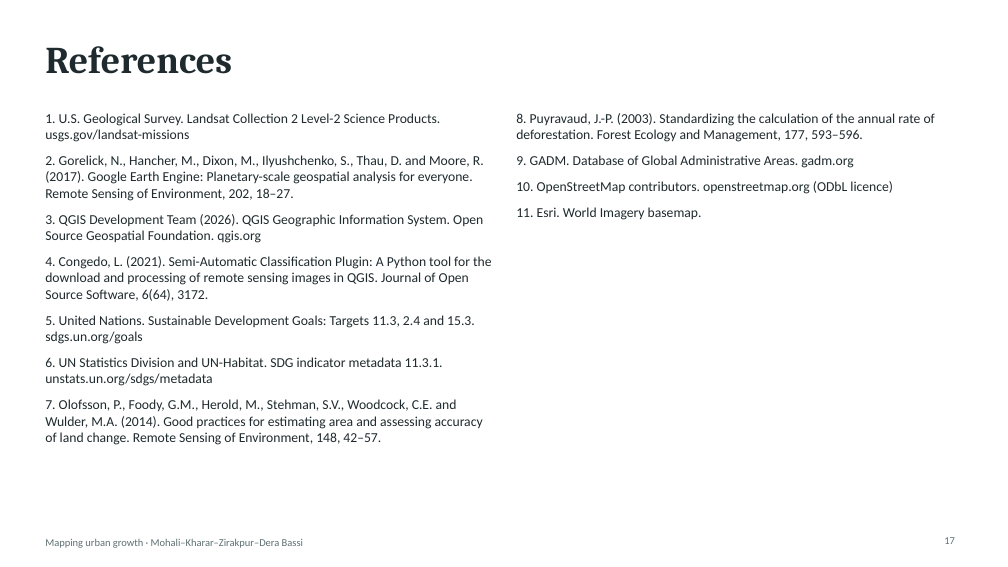
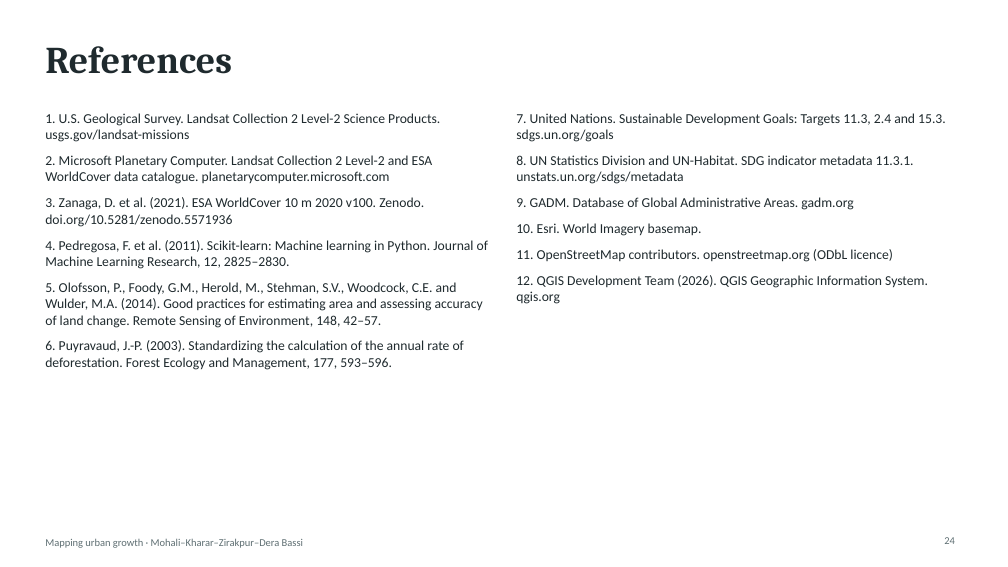
Before and after one commit to SharmaAbhimanyueco/Supriyaaanya, a slide deck: slide 24 of slides/Urban_Growth_Mohali_slides.pptx (slide 17 before the commit). Drawn at 1008x567 pixels with LibreOffice and Linux fonts; fonts in the diff are those of the drawing. Boxes give left, top, right and bottom in pixels: in the first picture for what was removed or moved away, otherwise in the second. Text is boxed around its words. In the diff, an @@ line names an element or a change of style, - is before the commit and + after.

```diff
--- a/slides/Urban_Growth_Mohali_slides.pptx
+++ b/slides/Urban_Growth_Mohali_slides.pptx
@@ text at [516,113,946,184]: text changed @@
-8. Puyravaud, J.-P. (2003). Standardizing the calculation of the annual rate of deforestation. Forest Ecology and Management, 177, 593–596.
+7. United Nations. Sustainable Development Goals: Targets 11.3, 2.4 and 15.3. sdgs.un.org/goals
+8. UN Statistics Division and UN-Habitat. SDG indicator metadata 11.3.1. unstats.un.org/sdgs/metadata
@@ text at [45,155,488,370]: text changed @@
-2. Gorelick, N., Hancher, M., Dixon, M., Ilyushchenko, S., Thau, D. and Moore, R. (2017). Google Earth Engine: Planetary-scale geospatial analysis for everyone. Remote Sensing of Environment, 202, 18–27.
-3. QGIS Development Team (2026). QGIS Geographic Information System. Open Source Geospatial Foundation. qgis.org
-4. Congedo, L. (2021). Semi-Automatic Classification Plugin: A Python tool for the download and processing of remote sensing images in QGIS. Journal of Open Source Software, 6(64), 3172.
-5. United Nations. Sustainable Development Goals: Targets 11.3, 2.4 and 15.3. sdgs.un.org/goals
-6. UN Statistics Division and UN-Habitat. SDG indicator metadata 11.3.1. unstats.un.org/sdgs/metadata
-7. Olofsson, P., Foody, G.M., Herold, M., Stehman, S.V., Woodcock, C.E. and Wulder, M.A. (2014). Good practices for estimating area and assessing accuracy of land change. Remote Sensing of Environment, 148, 42–57.
+2. Microsoft Planetary Computer. Landsat Collection 2 Level-2 and ESA WorldCover data catalogue. planetarycomputer.microsoft.com
+3. Zanaga, D. et al. (2021). ESA WorldCover 10 m 2020 v100. Zenodo. doi.org/10.5281/zenodo.5571936
+4. Pedregosa, F. et al. (2011). Scikit-learn: Machine learning in Python. Journal of Machine Learning Research, 12, 2825–2830.
+5. Olofsson, P., Foody, G.M., Herold, M., Stehman, S.V., Woodcock, C.E. and Wulder, M.A. (2014). Good practices for estimating area and assessing accuracy of land change. Remote Sensing of Environment, 148, 42–57.
+6. Puyravaud, J.-P. (2003). Standardizing the calculation of the annual rate of deforestation. Forest Ecology and Management, 177, 593–596.
@@ text at [516,223,928,304]: text changed @@
-10. OpenStreetMap contributors. openstreetmap.org (ODbL licence)
-11. Esri. World Imagery basemap.
+10. Esri. World Imagery basemap.
+11. OpenStreetMap contributors. openstreetmap.org (ODbL licence)
+12. QGIS Development Team (2026). QGIS Geographic Information System. qgis.org
@@ page number at [944,537,955,544]: text changed @@
-17
+24
```
Also in this commit, not shown: 13 other slides changed, 8 slides added, 1 slide removed, 37 other files.
